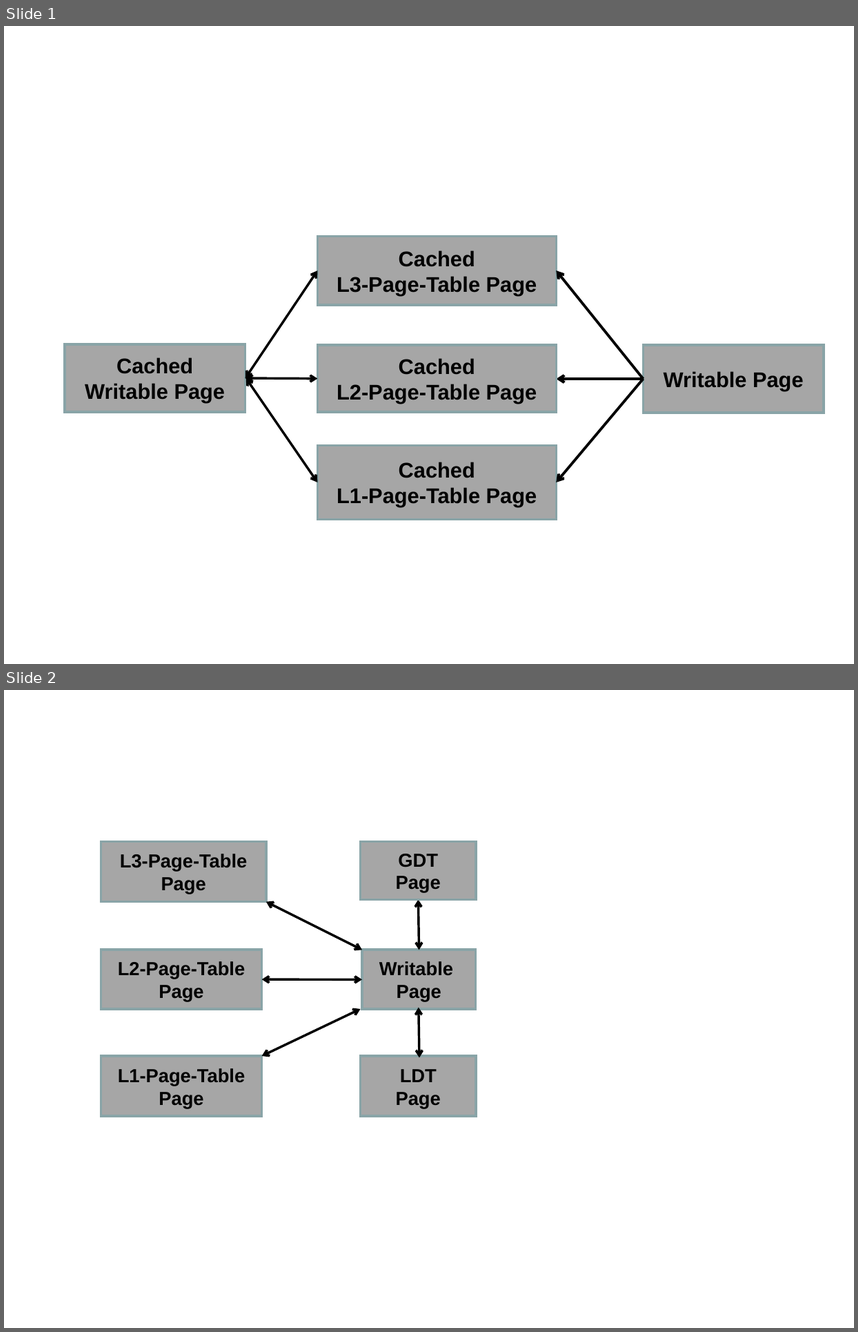
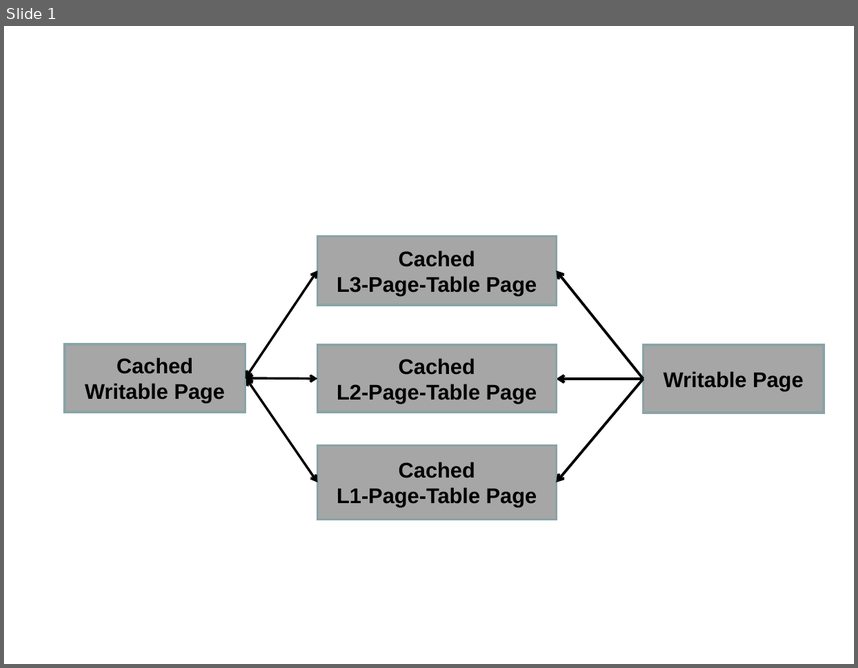
Before and after one commit to strongerwill/FastIO, a slide deck: doc/paper/image/overview/page-type-updates-with-cache-flag.ppt. Shown one above the other, each under a label of ours: slides 1 and 2 before the commit, slide 1 after it. The pictures are 858x1332 and 858x668 pixels, drawn with LibreOffice and Linux fonts; fonts in the diff are those of the drawing. Boxes give left, top, right and bottom in pixels: in the first picture for what was removed or moved away, otherwise in the second. Text is boxed around its words. In the diff, an @@ line names an element or a change of style, - is before the commit and + after.

```diff
--- a/doc/paper/image/overview/page-type-updates-with-cache-flag.ppt
+++ b/doc/paper/image/overview/page-type-updates-with-cache-flag.ppt
@@ slide 2 removed at <box>4,690,854,1328</box>, background #FFFFFF @@
@@ rectangle removed at <box>101,841,266,902</box> @@
-L3-Page-Table
-Page
@@ rectangle removed at <box>360,841,476,899</box> @@
-GDT
-Page
@@ double arrow removed from (266, 902) to (362, 949) @@
@@ double arrow removed from (418, 899) to (419, 949) @@
@@ rectangle removed at <box>101,949,261,1009</box> @@
-L2-Page-Table
-Page
@@ rectangle removed at <box>362,949,476,1009</box> @@
-Writable
-Page
@@ double arrow removed from (261, 979) to (362, 979) @@
@@ double arrow removed from (261, 1056) to (360, 1009) @@
@@ double arrow removed from (419, 1007) to (419, 1057) @@
@@ rectangle removed at <box>101,1056,261,1116</box> @@
-L1-Page-Table
-Page
@@ rectangle removed at <box>360,1056,476,1116</box> @@
-LDT
-Page
```
Also in this commit, not shown: 8 other files.
